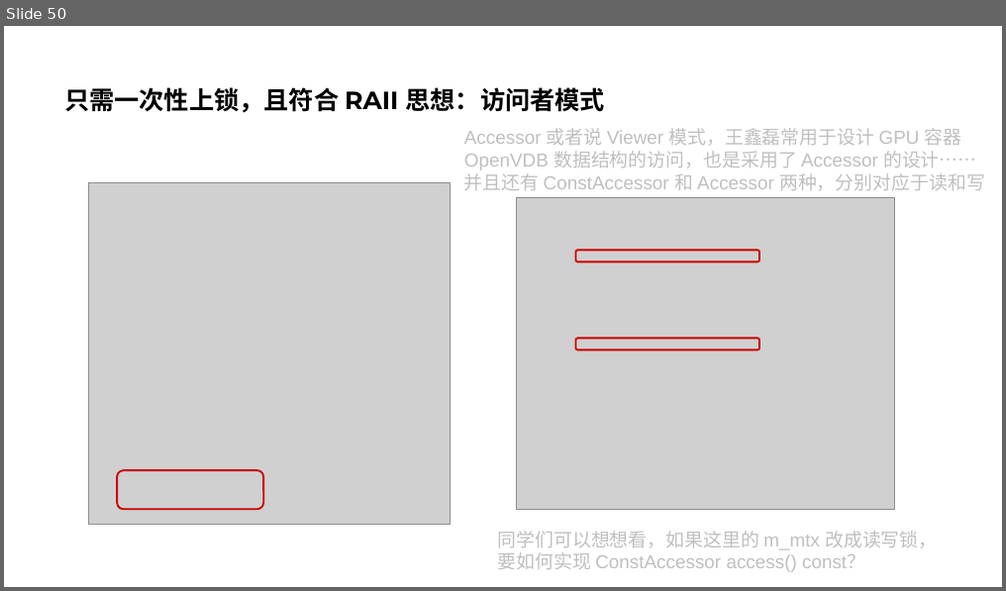
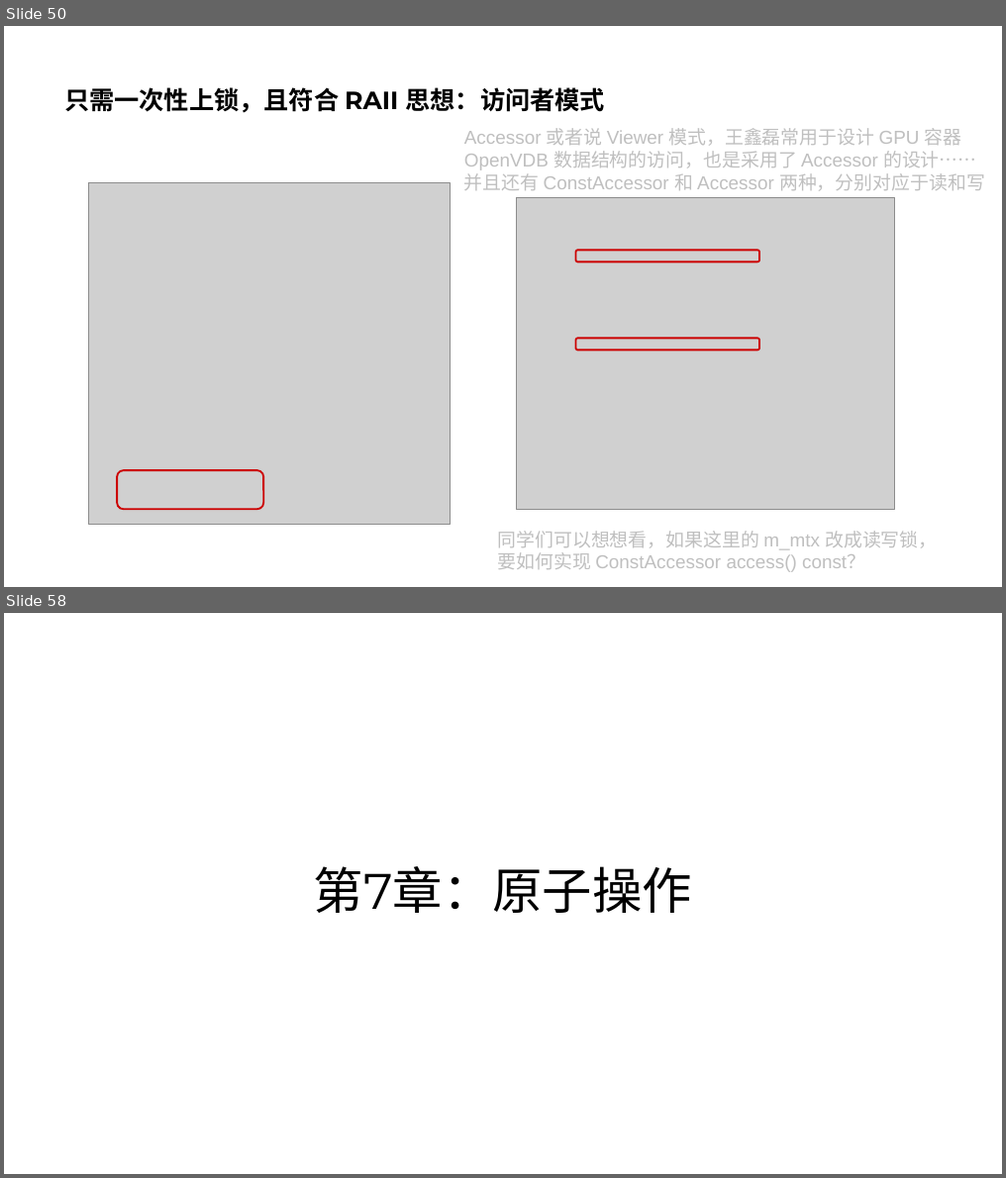
Before and after one commit to parallel101/course, a slide deck: 05/slides.pptx. Shown one above the other, each under a label of ours: slide 50 before the commit, slides 50 and 58 after it; the slides between them are not shown. The pictures are 1006x591 and 1006x1178 pixels, drawn with LibreOffice and Linux fonts; fonts in the diff are those of the drawing; grey boxes stand for pictures. Boxes give left, top, right and bottom in pixels: in the first picture for what was removed or moved away, otherwise in the second. Text is boxed around its words. In the diff, an @@ line names an element or a change of style, - is before the commit and + after.

```diff
--- a/05/slides.pptx
+++ b/05/slides.pptx
@@ slide 58 added at bbox=[4, 613, 1002, 1174], background #FFFFFF @@
@@ title added at bbox=[314, 866, 692, 913], 48 pt, text #000000 @@
+第7章：原子操作
```
Also in this commit, not shown: 1 slide changed, 9 other slides added, 1 slide removed, 21 other files.
